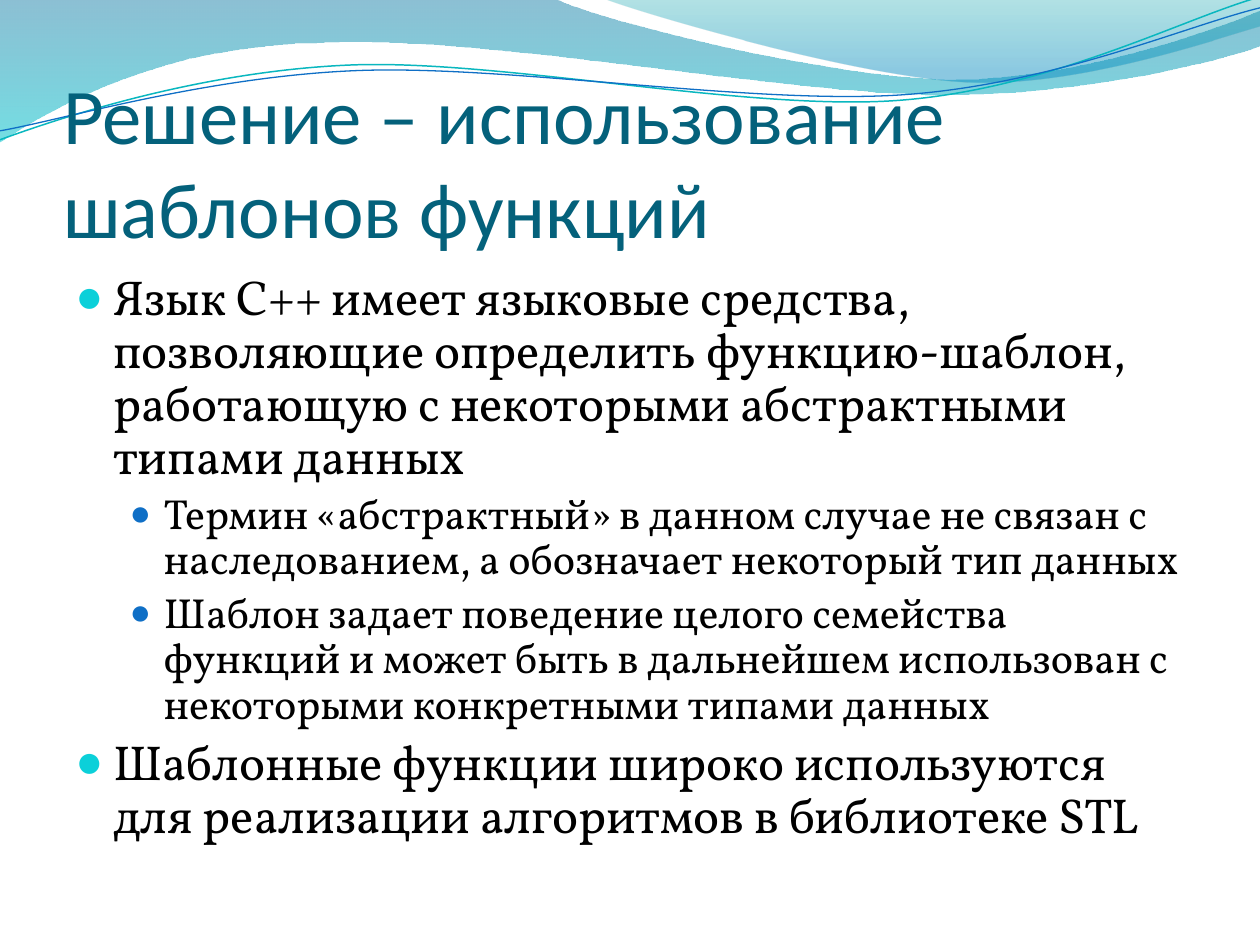
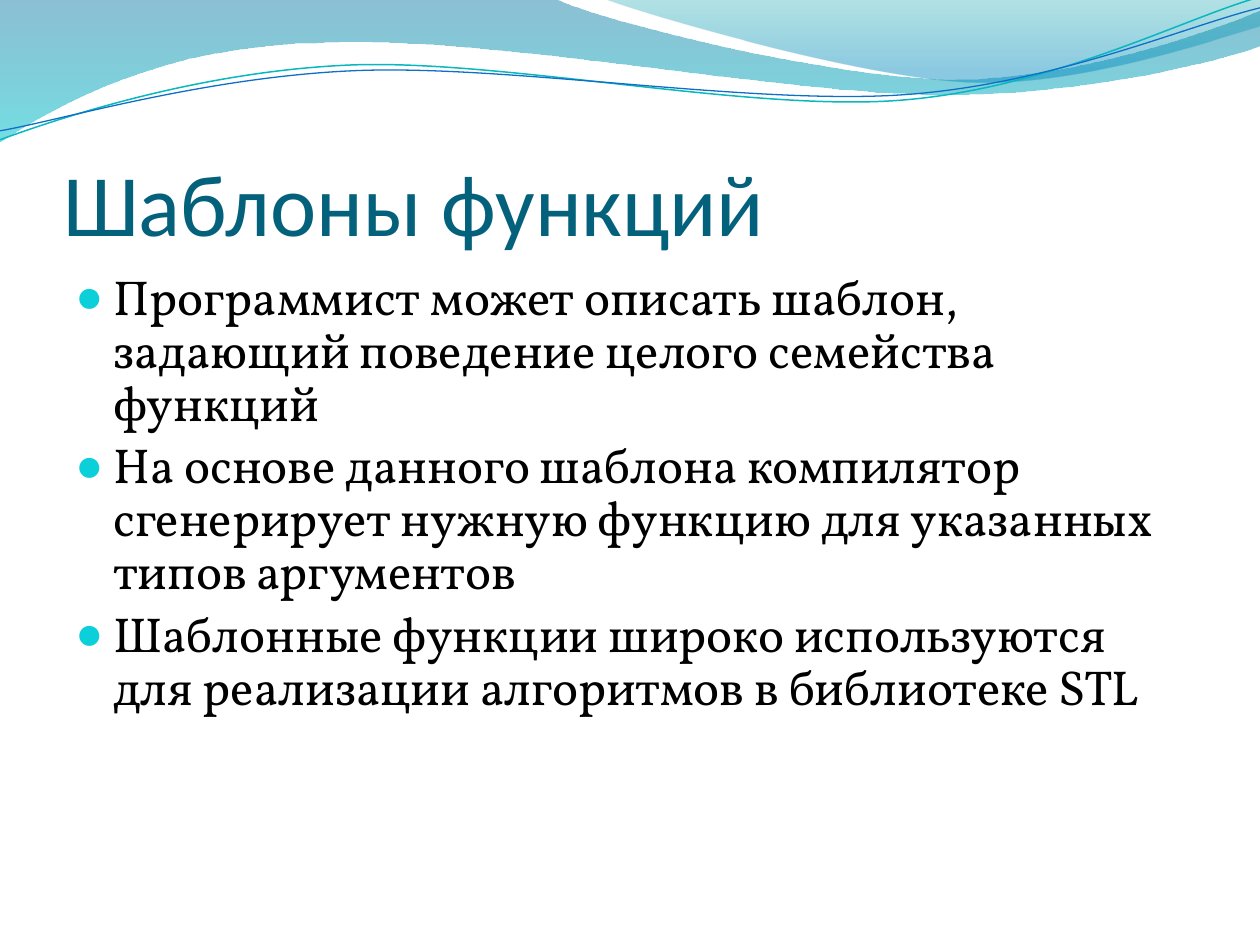
Before and after one commit to alexey-malov/oop, a slide deck: slide 10 of lectures/06/Обобщенное программирование, шаблоны.pptx. Drawn at 1260x945 pixels with LibreOffice and Linux fonts; fonts in the diff are those of the drawing; background and template pictures are left out. Boxes give left, top, right and bottom in pixels: in the first picture for what was removed or moved away, otherwise in the second. Text is boxed around its words. In the diff, an @@ line names an element or a change of style, - is before the commit and + after.

Commit message:
Доработаны примеры с шаблонами

```diff
--- a/lectures/06/Обобщенное программирование, шаблоны.pptx
+++ b/lectures/06/Обобщенное программирование, шаблоны.pptx
@@ title at [63, 176, 764, 251]: text changed; size 45 to 50 pt @@
-Решение – использование шаблонов функций
+Шаблоны функций
@@ text at [113, 280, 1153, 602]: text changed; size 24 to 28 pt @@
-● Язык C++ имеет языковые средства, позволяющие определить функцию-шаблон, работающую с некоторыми абстрактными типами данных
-  ● Термин «абстрактный» в данном случае не связан с наследованием, а обозначает некоторый тип данных
-  ● Шаблон задает поведение целого семейства функций и может быть в дальнейшем использован с некоторыми конкретными типами данных
+● Программист может описать шаблон, задающий поведение целого семейства функций
+● На основе данного шаблона компилятор сгенерирует нужную функцию для указанных типов аргументов
```
Also in this commit, not shown: 8 other slides changed, 8 other files.
